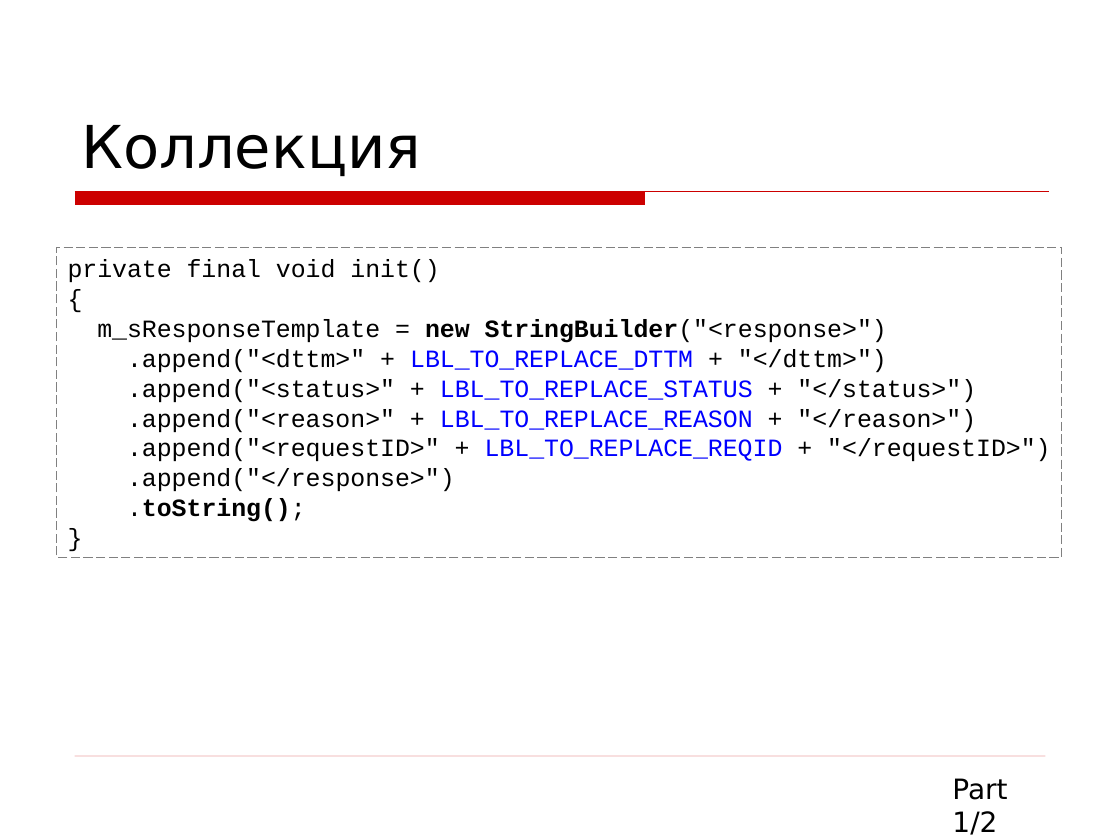
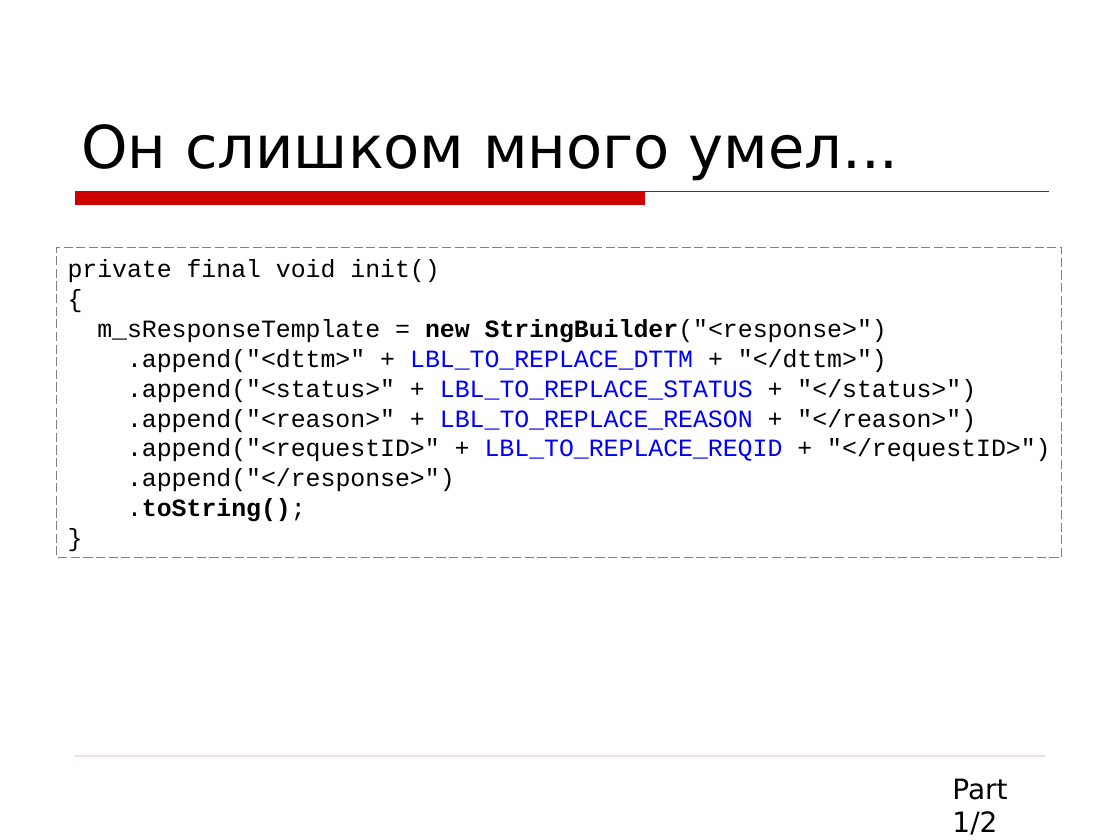
Before and after one commit to asolntsev/presentations, a slide deck: slide 20 of wtf-code/WTF_code.devclub.ru.ppt (slide 18 before the commit). Drawn at 1120x840 pixels with LibreOffice and Linux fonts; fonts in the diff are those of the drawing; background and template pictures are left out. Boxes give left, top, right and bottom in pixels: in the first picture for what was removed or moved away, otherwise in the second. Text is boxed around its words. In the diff, an @@ line names an element or a change of style, - is before the commit and + after.

```diff
--- a/wtf-code/WTF_code.devclub.ru.ppt
+++ b/wtf-code/WTF_code.devclub.ru.ppt
@@ title at bbox=[81, 124, 899, 181]: text changed @@
-Коллекция
+Он слишком много умел...
```
Also in this commit, not shown: 12 other slides changed, 5 slides added, 3 slides removed.
